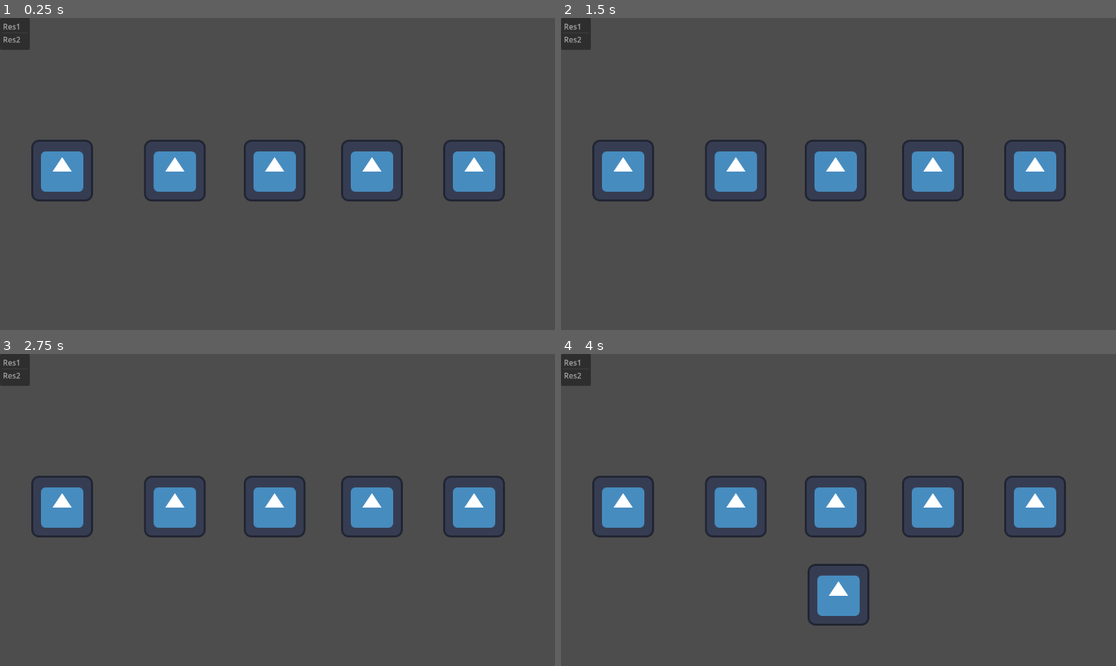
Above: before the commit, frames 1-4 (two rows, left to right).
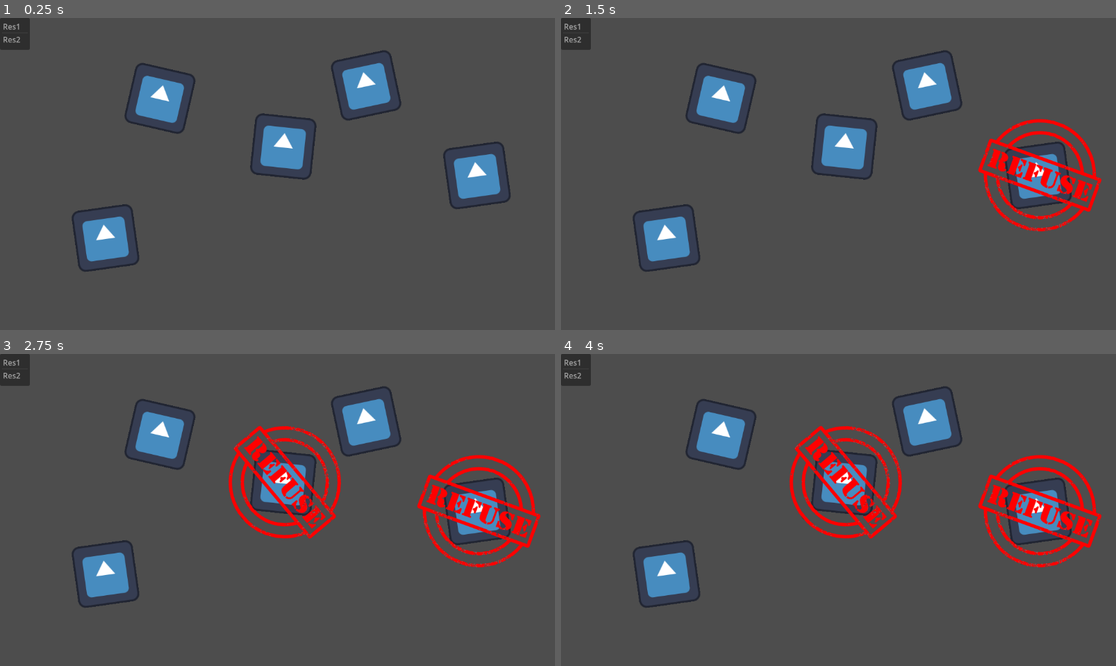
Above: after the commit, the same moments.

Repository: Sammouille/nodja
Game: Godot game, scene res://scripts_et_scenes/mini-jeux/mj_photo.tscn
The game is run twice, just before and just after one commit, with the same random seed, the same clock (stepped at 60 frames per second) and the same inputs. The project has no main scene, so this scene is started directly. The engine's default icon, where the game draws it, is replaced by a stand-in: a white triangle on a blue panel in a dark square.
Inputs (mouse positions are in pixels of both pictures, inside the frame that each line leads up to):
- Up to frame 1 (0.25 s): no input
- Up to frame 2 (1.5 s): tap Enter at 0.5 s; drag from (1032, 170) to (832, 170) at 0.52 s; tap Space (saut) at 1.25 s; drag from (932, 170) to (738, 170) at 1.27 s
- Up to frame 3 (2.75 s): tap Enter at 2 s; move the mouse to (271, 506) at 2.02 s; hold A (gauche) from 2.03 s (still down); right-click (271, 506) at 2.1 s; click (271, 506) at 2.3 s
- Up to frame 4 (4 s): release A (gauche) at 2.75 s; tap Space (saut) at 2.75 s; drag from (738, 506) to (932, 506) at 2.77 s; tap Enter at 3.5 s; drag from (622, 506) to (832, 506) at 3.52 s

The runs differ from the first frame. In frame 1, 10% of the frame differs, in the area x 5-92%, y 10-82%; in frame 2, 13%; in frame 3, 14%; in frame 4, 16%, in the area x 5-98%, y 10-88%.

Commit message:
mini jeu photo fonctionnel

Diff:
--- a/scripts_et_scenes/mini-jeux/briques_interactives/bi_clicable.gd
+++ b/scripts_et_scenes/mini-jeux/briques_interactives/bi_clicable.gd
@@ -3,8 +3,15 @@
 
 signal photo_clicked
 
+@export var tampon_refus : PackedScene
+
 var hovered = false
 var used = false
+
+func _ready() -> void:
+	rotation_degrees += randi_range(-20,20)
+	position.x += randi_range(-20,20)
+	position.y += randi_range(-20,20)
 
 func _on_mouse_entered() -> void:
 	hovered = true
@@ -20,5 +27,7 @@
 			#print("clicgoch")
 			if !used:
 				print("photo refusée")
+				var nv_instance = tampon_refus.instantiate()
+				add_child(nv_instance)
 				photo_clicked.emit()
 				used = true
--- a/scripts_et_scenes/mini-jeux/mj_photo.gd
+++ b/scripts_et_scenes/mini-jeux/mj_photo.gd
@@ -19,3 +19,7 @@
 
 func _on_photo_retouchee_clicked():
 	print("BRAVO")
+	var sprite_tampon = Sprite2D.new()
+	sprite_tampon.texture = load("res://assets/mj_photo/tampon_valide.png")
+	sprite_tampon.position = get_global_mouse_position()
+	add_child(sprite_tampon)
--- a/scripts_et_scenes/mini-jeux/mj_photo.tscn
+++ b/scripts_et_scenes/mini-jeux/mj_photo.tscn
@@ -4,6 +4,7 @@
 [ext_resource type="PackedScene" uid="uid://r3hlxfakfpr5" path="res://scripts_et_scenes/mini-jeux/photo/photo_retouchee.tscn" id="2_ki2tg"]
 [ext_resource type="Script" uid="uid://po56h55uogqt" path="res://scripts_et_scenes/mini-jeux/briques_interactives/bi_clicable.gd" id="2_mrrg6"]
 [ext_resource type="Texture2D" uid="uid://8tkskv3vuh14" path="res://icon.svg" id="3_qeaok"]
+[ext_resource type="PackedScene" uid="uid://bi21ungb6frhc" path="res://scripts_et_scenes/mini-jeux/photo/tampon.tscn" id="4_5m354"]
 
 [sub_resource type="RectangleShape2D" id="RectangleShape2D_mrrg6"]
 
@@ -14,6 +15,7 @@
 [node name="Photo" type="Area2D" parent="." unique_id=794387947]
 position = Vector2(984, 317)
 script = ExtResource("2_mrrg6")
+tampon_refus = ExtResource("4_5m354")
 
 [node name="CollisionShape2D" type="CollisionShape2D" parent="Photo" unique_id=2128125188]
 scale = Vector2(6, 6)
@@ -23,8 +25,9 @@
 texture = ExtResource("3_qeaok")
 
 [node name="Photo2" type="Area2D" parent="." unique_id=520742624]
-position = Vector2(772, 317)
+position = Vector2(779, 152)
 script = ExtResource("2_mrrg6")
+tampon_refus = ExtResource("4_5m354")
 
 [node name="CollisionShape2D" type="CollisionShape2D" parent="Photo2" unique_id=1305097741]
 scale = Vector2(6, 6)
@@ -34,8 +37,9 @@
 texture = ExtResource("3_qeaok")
 
 [node name="Photo3" type="Area2D" parent="." unique_id=1998496114]
-position = Vector2(570, 317)
+position = Vector2(570, 252)
 script = ExtResource("2_mrrg6")
+tampon_refus = ExtResource("4_5m354")
 
 [node name="CollisionShape2D" type="CollisionShape2D" parent="Photo3" unique_id=793208329]
 scale = Vector2(6, 6)
@@ -45,8 +49,9 @@
 texture = ExtResource("3_qeaok")
 
 [node name="Photo4" type="Area2D" parent="." unique_id=1900815533]
-position = Vector2(363, 317)
+position = Vector2(330, 175)
 script = ExtResource("2_mrrg6")
+tampon_refus = ExtResource("4_5m354")
 
 [node name="CollisionShape2D" type="CollisionShape2D" parent="Photo4" unique_id=331473570]
 scale = Vector2(6, 6)
@@ -56,8 +61,9 @@
 texture = ExtResource("3_qeaok")
 
 [node name="Photo5" type="Area2D" parent="." unique_id=1462130147]
-position = Vector2(129, 317)
+position = Vector2(201, 437)
 script = ExtResource("2_mrrg6")
+tampon_refus = ExtResource("4_5m354")
 
 [node name="CollisionShape2D" type="CollisionShape2D" parent="Photo5" unique_id=2110532834]
 scale = Vector2(6, 6)
--- /dev/null
+++ b/scripts_et_scenes/mini-jeux/photo/tampon.gd
@@ -0,0 +1,18 @@
+extends Sprite2D
+
+@export var tampon1 : Texture
+@export var tampon2 : Texture
+@export var tampon3 : Texture
+
+func _ready() -> void:
+	var rng = randi_range(1,3)
+	match rng:
+		1:
+			texture = tampon1
+		2:
+			texture = tampon2
+		3:
+			texture = tampon3
+	position.x += randi_range(-5,5)
+	position.y += randi_range(-5,5)
+	rotation_degrees += randi_range(-60,60)
--- /dev/null
+++ b/scripts_et_scenes/mini-jeux/photo/tampon.tscn
@@ -0,0 +1,14 @@
+[gd_scene format=3 uid="uid://bi21ungb6frhc"]
+
+[ext_resource type="Texture2D" uid="uid://8tkskv3vuh14" path="res://icon.svg" id="1_1vinu"]
+[ext_resource type="Script" uid="uid://bcbeogm2u8xqj" path="res://scripts_et_scenes/mini-jeux/photo/tampon.gd" id="1_ao75w"]
+[ext_resource type="Texture2D" uid="uid://hqajkm8riy1s" path="res://assets/mj_photo/tampon_refus_1.png" id="2_g826i"]
+[ext_resource type="Texture2D" uid="uid://du2eh3dm2vhxf" path="res://assets/mj_photo/tampon_refus_2.png" id="3_1vinu"]
+[ext_resource type="Texture2D" uid="uid://v4w4ygk3aia6" path="res://assets/mj_photo/tampon_refus_3.png" id="4_f0q52"]
+
+[node name="Tampon" type="Sprite2D" unique_id=808314012]
+texture = ExtResource("1_1vinu")
+script = ExtResource("1_ao75w")
+tampon1 = ExtResource("2_g826i")
+tampon2 = ExtResource("3_1vinu")
+tampon3 = ExtResource("4_f0q52")
Binary file added: assets/mj_photo/tampon_refus_1.png
Not shown, added: assets/mj_photo/tampon_refus_1.png.import
Binary file added: assets/mj_photo/tampon_refus_2.png
Not shown, added: assets/mj_photo/tampon_refus_2.png.import
Binary file added: assets/mj_photo/tampon_refus_3.png
Not shown, added: assets/mj_photo/tampon_refus_3.png.import
Binary file added: assets/mj_photo/tampon_valide.png
Not shown, added: assets/mj_photo/tampon_valide.png.import
Not shown, added: scripts_et_scenes/mini-jeux/photo/tampon.gd.uid
